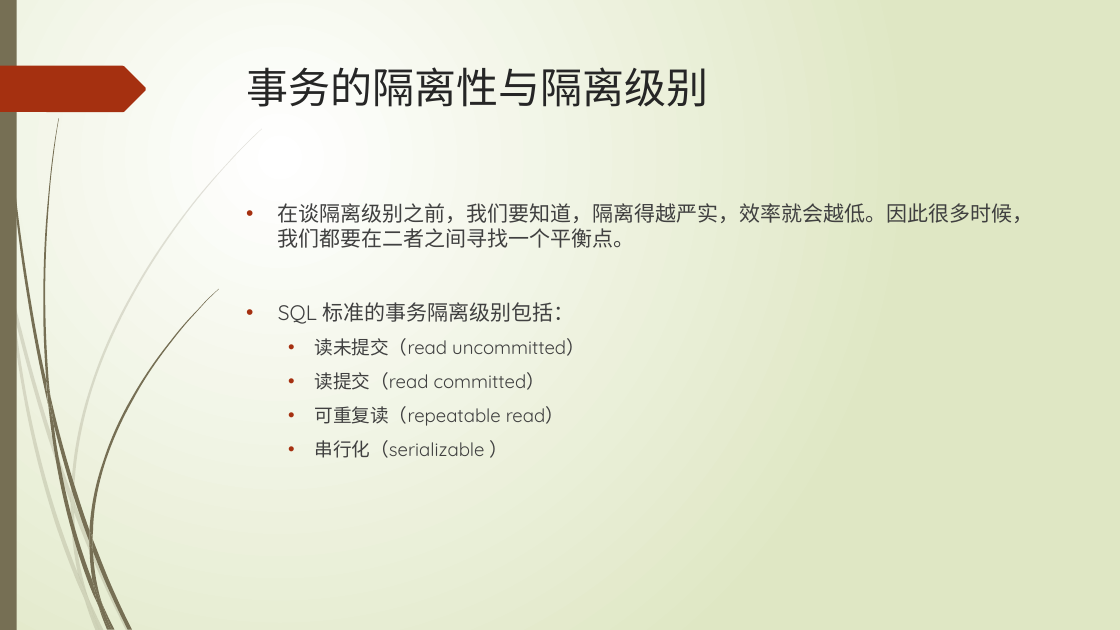
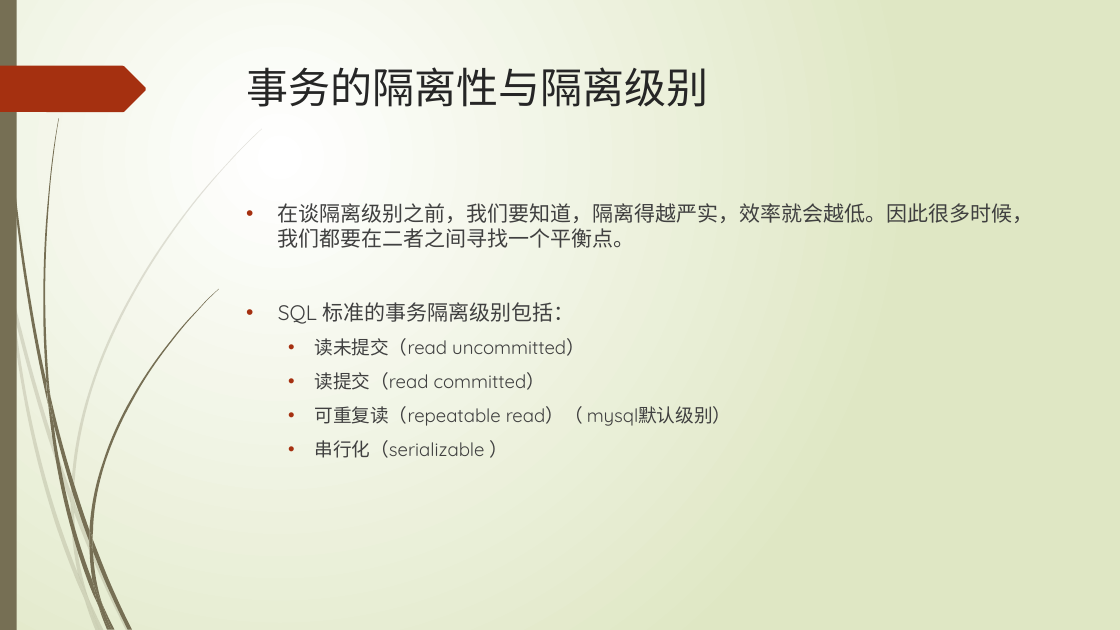
Before and after one commit to TopSpoofer/learning, a slide deck: slide 14 of mysql/mysql的事务实现.pptx (slide 13 before the commit). Drawn at 1120x630 pixels with LibreOffice and Linux fonts; fonts in the diff are those of the drawing. Boxes give left, top, right and bottom in pixels: in the first picture for what was removed or moved away, otherwise in the second. Text is boxed around its words. In the diff, an @@ line names an element or a change of style, - is before the commit and + after.

Commit message:
完善mysql事务ppt

```diff
--- a/mysql/mysql的事务实现.pptx
+++ b/mysql/mysql的事务实现.pptx
@@ text at bbox=[315, 406, 732, 426]: text changed @@
-  • 可重复读（repeatable read）
+  • 可重复读（repeatable read）（ mysql默认级别）
```
Also in this commit, not shown: 2 other slides changed, 1 slide added.
